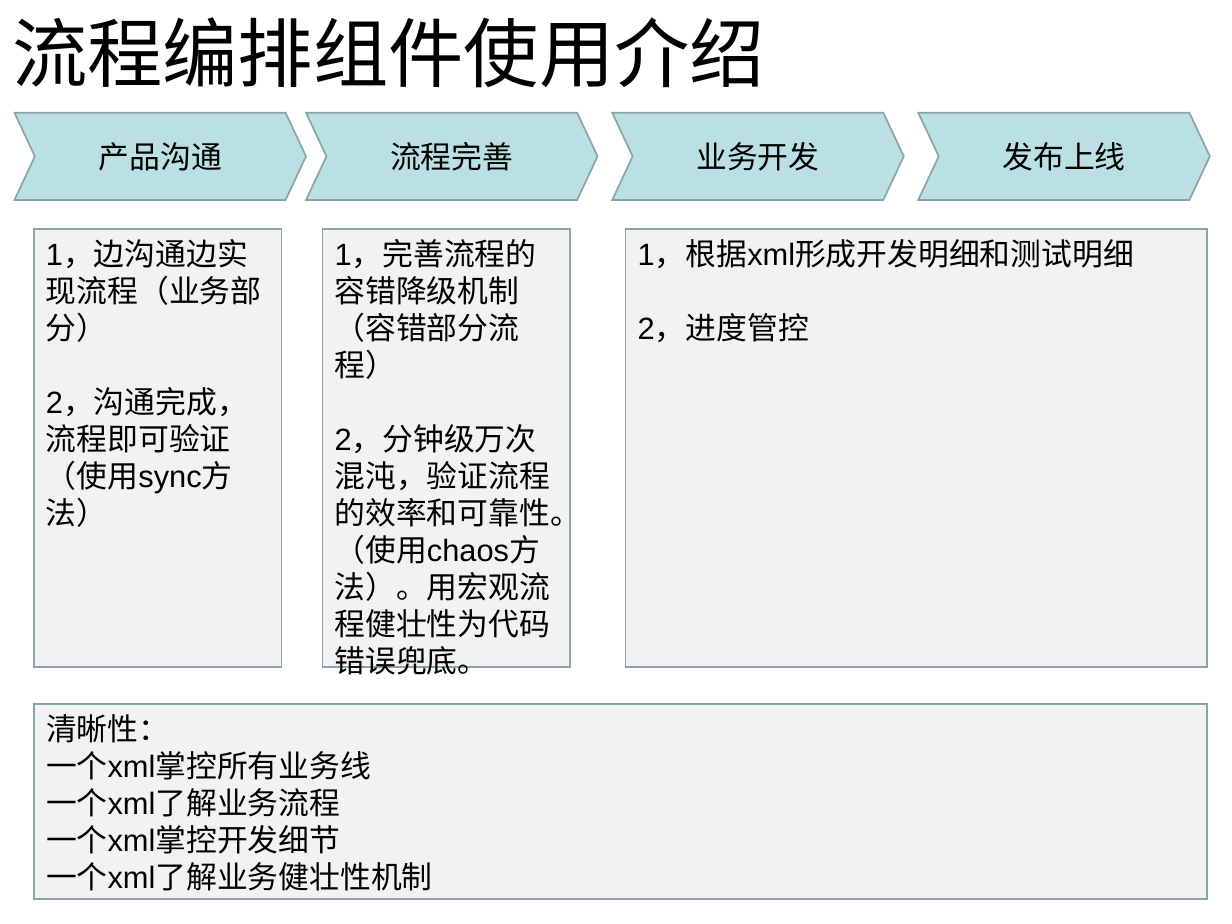
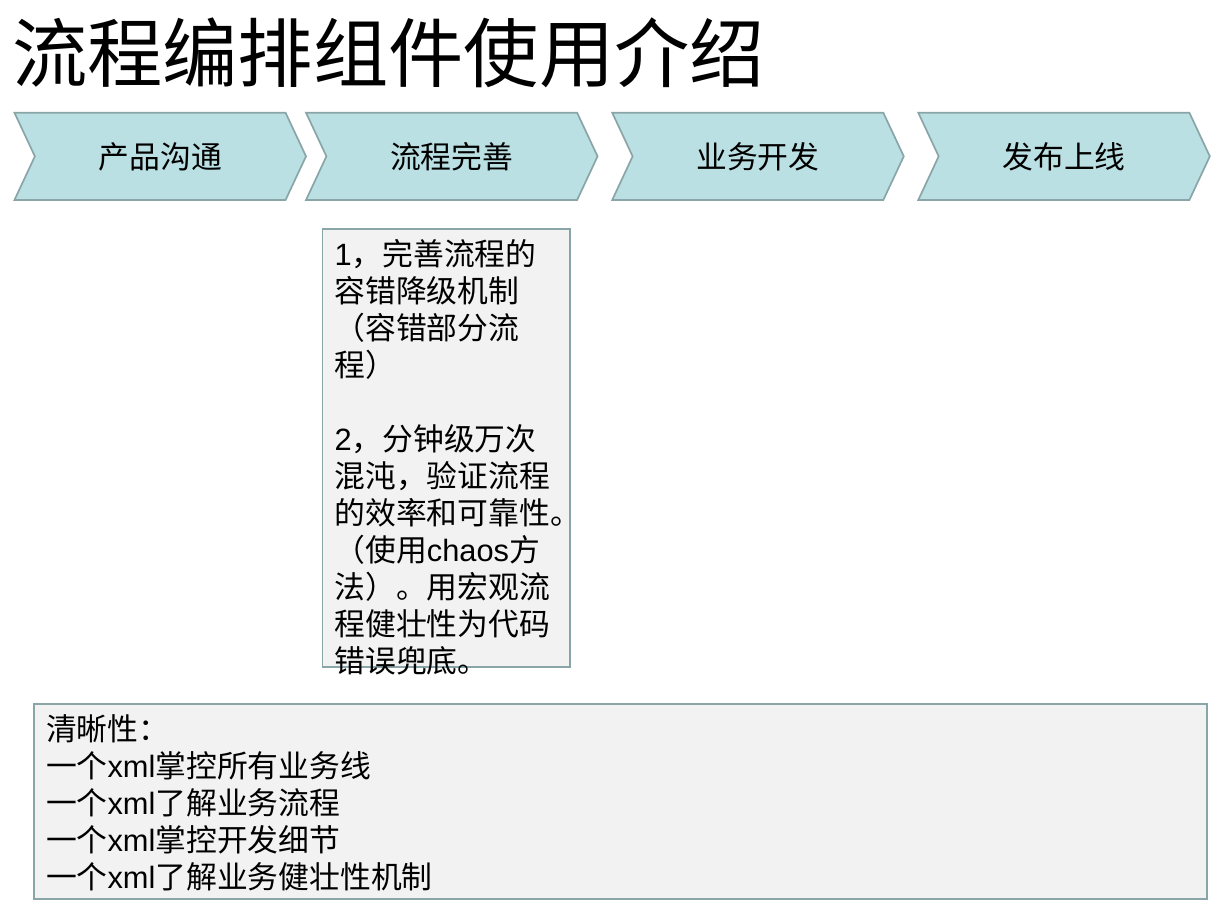
Before and after one commit to mmbbdddd/process-control, a slide deck: slide 6 of doc/流程编排组件说明.pptx (slide 9 before the commit). Drawn at 1232x924 pixels with LibreOffice and Linux fonts; fonts in the diff are those of the drawing. Boxes give left, top, right and bottom in pixels: in the first picture for what was removed or moved away, otherwise in the second. Text is boxed around its words. In the diff, an @@ line names an element or a change of style, - is before the commit and + after.

```diff
--- a/doc/流程编排组件说明.pptx
+++ b/doc/流程编排组件说明.pptx
@@ rectangle removed at (34,229,282,668) @@
-1，边沟通边实现流程（业务部分）
-2，沟通完成，流程即可验证
-（使用sync方法）
@@ rectangle removed at (626,229,1207,668) @@
-1，根据xml形成开发明细和测试明细
-2，进度管控
```
Also in this commit, not shown: 1 other slide changed, 5 slides added, 10 slides removed, 2 other files.
